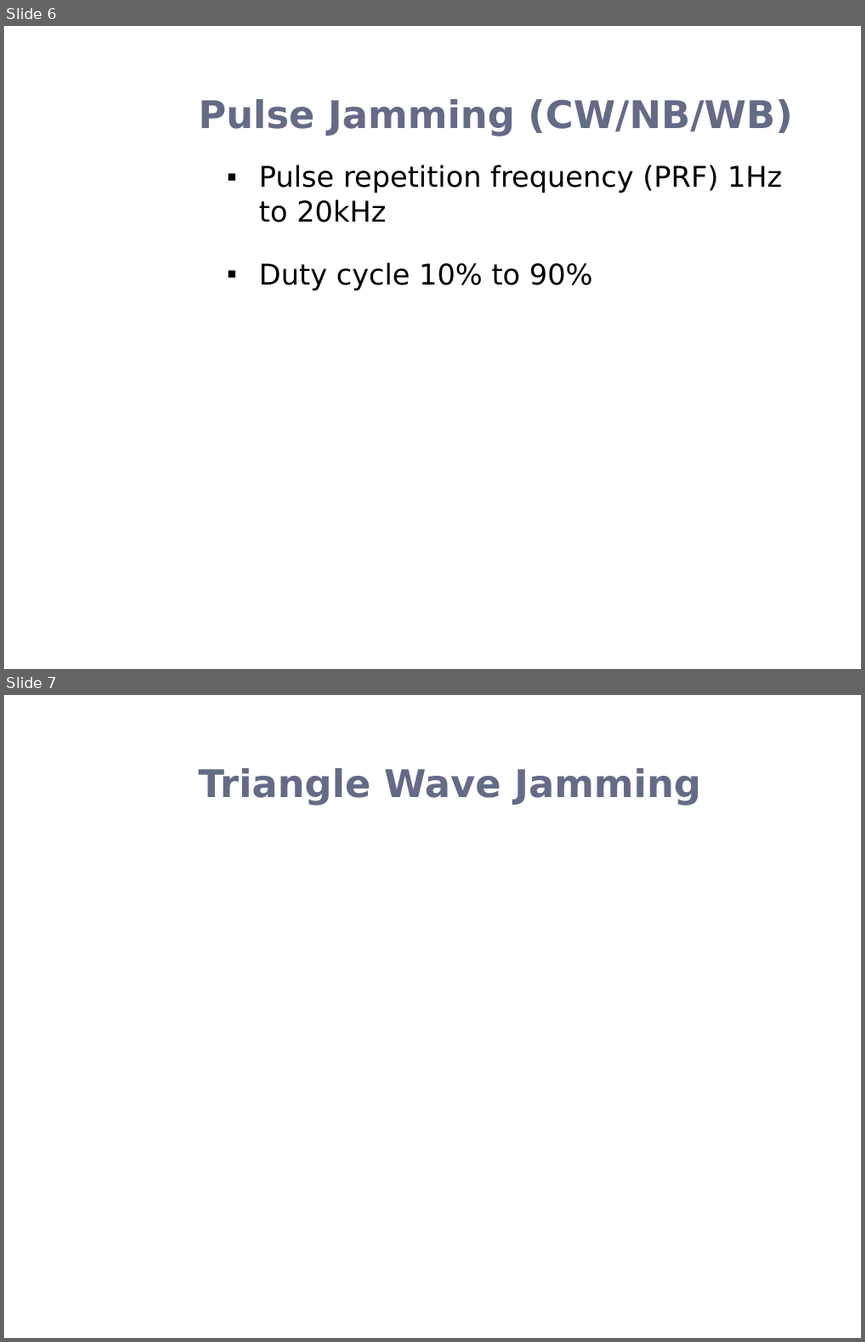
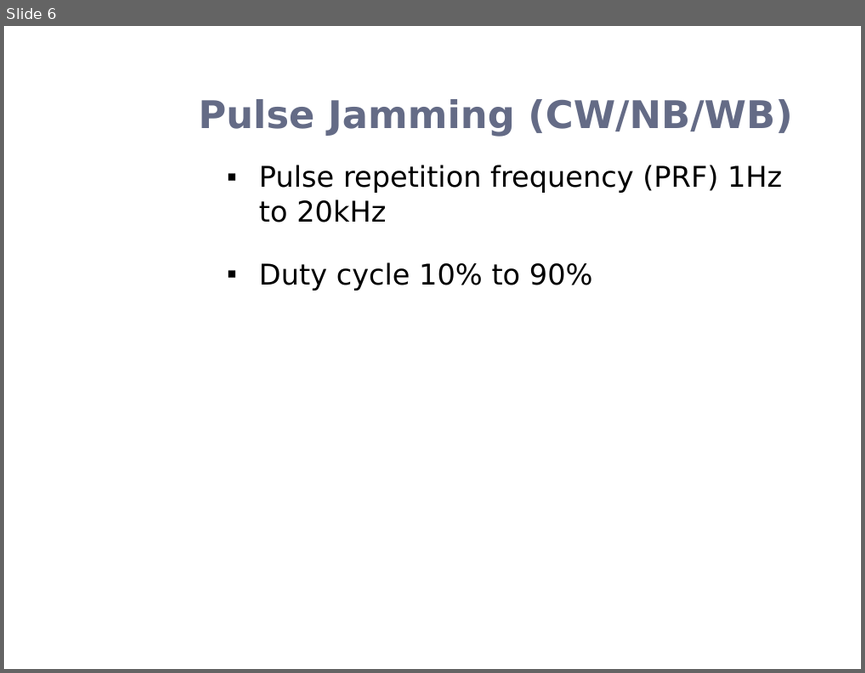
Before and after one commit to esayers/capstone-schwarz, a slide deck: Documentation/GPS Jamming Presentation.pptx. Shown one above the other, each under a label of ours: slides 6 and 7 before the commit, slide 6 after it. The pictures are 865x1342 and 865x673 pixels, drawn with LibreOffice and Linux fonts; fonts in the diff are those of the drawing; background and template pictures are left out. Boxes give left, top, right and bottom in pixels: in the first picture for what was removed or moved away, otherwise in the second. Text is boxed around its words. In the diff, an @@ line names an element or a change of style, - is before the commit and + after.

```diff
--- a/Documentation/GPS Jamming Presentation.pptx
+++ b/Documentation/GPS Jamming Presentation.pptx
@@ slide 7 removed at <box>4,695,861,1338</box>, background picture (left out) @@
@@ title removed at <box>199,768,701,805</box> @@
-Triangle Wave Jamming
```
Also in this commit, not shown: 6 slides changed, 1 slide added, 2 other files.
